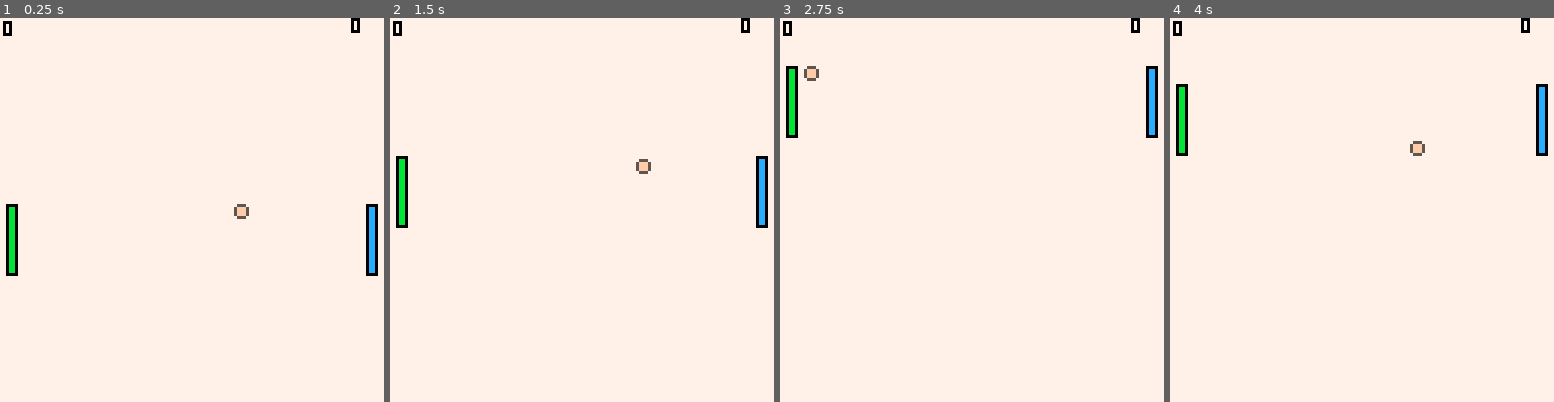
Above: before the commit, frames 1-4 (left to right).
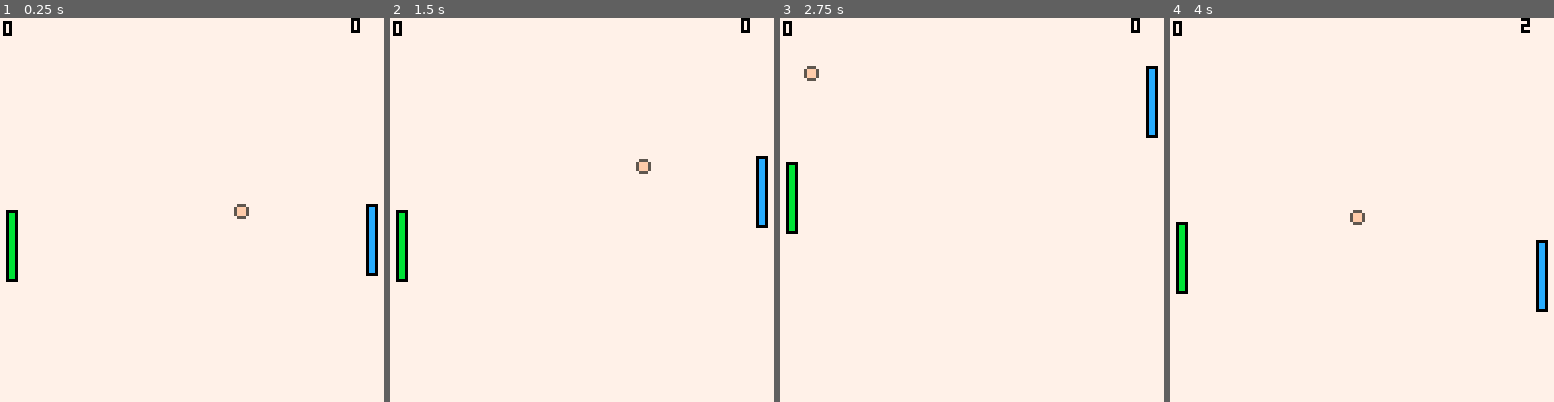
Above: after the commit, the same moments.

Repository: Sonat-Consulting/fagdag-pico8
Game: PICO-8 cartridge planlegging/Pong/7_classes.p8
Same seed, same stepped clock (60 frames per second), same inputs: the game is played once before the commit and once after it.
Inputs:
- Up to frame 1 (0.25 s): no input
- Up to frame 2 (1.5 s): tap X (X key) at 0.33, 1.07 s; tap O (Z key) at 0.7 s
- Up to frame 3 (2.75 s): hold Right 1.6-2.1 s; tap O (Z key) at 1.7, 2.1, 2.5 s; tap X (X key) at 1.85 s; hold Up 2.15-2.42 s; hold Right from 2.47 s (still down)
- Up to frame 4 (4 s): tap O (Z key) at 2.9, 3.3, 3.7 s; tap X (X key) at 2.97 s; release Right at 3.03 s; hold Left 3.08-3.58 s; hold Down 3.63-3.97 s

The runs differ from the first frame. In frame 1, 0.1% of the frame differs, in the area x 1-5%, y 48-69%; in frame 2, 0.9%; in frame 3, 1.2%; in frame 4, 2.6%, in the area x 1-99%, y 0-77%.

Commit message:
Extracted class for ball as well, some cleanup

Diff:
--- a/planlegging/Pong/7_classes.p8
+++ b/planlegging/Pong/7_classes.p8
@@ -1,10 +1,8 @@
 pico-8 cartridge // http://www.pico-8.com
 version 18
 __lua__
+
 --globals
---by terje wiesener
-
---Game
 btnup = 2
 btndown = 3
 
@@ -13,63 +11,74 @@
 paddlemargin = 2
 
 gamespeed=2
+
+ballsize = 2
+
+-->8
+--init
+
+function _init()
+  t = 0
+
+  paddlemax = 128 - paddleheight
+
+  paddle1 = paddle:new()
+  paddle1.color = 11
+  paddle1.player = 1
+
+  paddle2 = paddle:new()
+  paddle2.x = 128 - paddlewidth - paddlemargin
+  paddle2.color = 12
+
+  myball = ball:new()
+end
+
 -->8
 --update
 function _update()
   t += 1
-  if ball.velx < 0 then checkcollision(paddle1)
-  else checkcollision(paddle2) end
-  checkbounds()
-
-  ball.x += ball.velx * gamespeed
-  ball.y += ball.vely * gamespeed
+  if myball.velx < 0 then
+    checkcollision(paddle1, myball)
+  else
+    checkcollision(paddle2, myball)
+  end
+
+  local point = myball:checkbounds()
+  if point > 0 then
+    if point == 1 then
+      paddle1.points += 1
+    elseif point == 2 then
+      paddle2.points += 1
+    end
+  end
+
   paddle1:move()
   paddle2:move()
-end
-
-function checkcollision(paddle)
+  myball:move()
+end
+
+function checkcollision(paddle, ball)
   if (ball.y) < paddle:top() then return end
   if (ball.y) > paddle:bottom() then return end
 
-  local collision = false
+  local hitpaddle = false
 
   if ball.velx > 0 then
-      --ball moving right, check left edge:
-      collision = ball.x < paddle:left() and ball.x + ball.size >= paddle:left()
-  else
-      --ball movung left, check right edge
-    collision = ball.x > paddle:right() and ball.x - ball.size <= paddle:right()
-  end
-  if collision then
-			 --reverse ball direction
-	   ball.velx = -ball.velx
+    --ball moving right, check left edge:
+    hitpaddle = ball.x < paddle:left() and ball.x + ball.size >= paddle:left()
+  else
+      --ball moving left, check right edge
+      hitpaddle = ball.x > paddle:right() and ball.x - ball.size <= paddle:right()
+  end
+  if hitpaddle then
+    --reverse ball direction
+    ball.velx = -ball.velx
     --offset the ball y direction depending on which side was hit
     local dist = ball.y - paddle:center()
     ball.vely += dist / paddleheight
   end
 end
 
-function reset()
-    ball.x = 64
-    ball.y = 64
-    ball.vely = 2 - rnd(4)
-end
-
-function checkbounds()
-  if ball.x < ball.size then
-    --ballen er utenfor venstre side, poeng til spiller2
-    paddle2.points += 1
-    reset()
-  end
-  if ball.x > 128 - ball.size then
-    --ballen er utenfor venstre side, poeng til spiller2
-    paddle1.points += 1
-    reset()
-  end
-  if ball.y > 128 - ball.size or ball.y < ball.size then
-    ball.vely = -ball.vely
-  end
-end
 
 -->8
 --drawing
@@ -77,44 +86,10 @@
   cls(7)
   paddle1:draw()
   paddle2:draw()
-  drawball(ball)
+  myball:draw()
   print(paddle1.points, 1, 1, 0)
   print(paddle2.points, 117, 0, 0)
 end
-
-function drawball(ball)
-  circfill(ball.x, ball.y, ball.size, ball.col)
-  circ(ball.x, ball.y, ball.size, 5)
-end
-
-
--->8
---init
-
-function _init()
-  t = 0
-
-  paddlemax = 128 - paddleheight
-
-  paddle1 = paddle:new()
-  paddle1.color = 11
-
-  paddle2 = paddle:new()
-  paddle2.x = 128 - paddlewidth - paddlemargin
-		paddle2.color = 12
-
-  ball =
-  {
-    x = 64,
-    y = 64,
-    size = 2,
-    col = 15,
-    velx = 1,
-    vely = 0
-  }
-
-end
-
 
 -->8
 --paddle
@@ -132,7 +107,13 @@
 	player = 0
 }
 
---paddle functions
+--paddle constructor:
+function paddle:new(o)
+	self.__index = self
+	return setmetatable(o or {}, self)
+end
+
+--paddle methods
 function paddle.top(p)
 	return p.y
 end
@@ -154,9 +135,9 @@
 end
 
 function paddle.aimove(p)
-  if p:top() > ball.y - ball.size then
+  if p:top() > myball.y - myball.size then
     p.direction = -1
-  elseif p:bottom() < ball.y + ball.size then
+  elseif p:bottom() < myball.y + myball.size then
     p.direction = 1
   else
     p.direction = 0
@@ -198,17 +179,56 @@
   rect(x, y, x1, y1, 0)
 end
 
---paddle constructor:
-function paddle:new(o)
+-->8
+--ball
+
+--ball default values
+ball =
+{
+  x = 64,
+  y = 64,
+  size = ballsize,
+  col = 15,
+  velx = 1,
+  vely = 0
+}
+
+--ball constructor:
+function ball:new(o)
 	self.__index = self
 	return setmetatable(o or {}, self)
 end
 
-
-__gfx__
-00000000000000000000000000000000000000000000000000000000000000000000000000000000000000000000000000000000000000000000000000000000
-00000000000000000000000000000000000000000000000000000000000000000000000000000000000000000000000000000000000000000000000000000000
-00700700000000000000000000000000000000000000000000000000000000000000000000000000000000000000000000000000000000000000000000000000
-00077000000000000000000000000000000000000000000000000000000000000000000000000000000000000000000000000000000000000000000000000000
-00077000000000000000000000000000000000000000000000000000000000000000000000000000000000000000000000000000000000000000000000000000
-00700700000000000000000000000000000000000000000000000000000000000000000000000000000000000000000000000000000000000000000000000000
+--ball methods
+function ball.draw(ball)
+  circfill(ball.x, ball.y, ball.size, ball.col)
+  circ(ball.x, ball.y, ball.size, 5)
+end
+
+function ball.reset(ball)
+  ball.x = 64
+  ball.y = 64
+  ball.vely = 2 - rnd(4)
+end
+
+function ball.checkbounds(ball)
+  if ball.x < ball.size then
+    --ball has exited on left hand side, points to player 2
+    ball:reset()
+    return 2
+  end
+  if ball.x > 128 - ball.size then
+    --ball has exited on right hand side, points to player 1
+    ball:reset()
+    return 1
+  end
+  if ball.y > 128 - ball.size or ball.y < ball.size then
+    ball.vely = -ball.vely
+  end
+  return -1
+end
+
+function ball.move(ball)
+  ball.x += ball.velx * gamespeed
+  ball.y += ball.vely * gamespeed
+end
